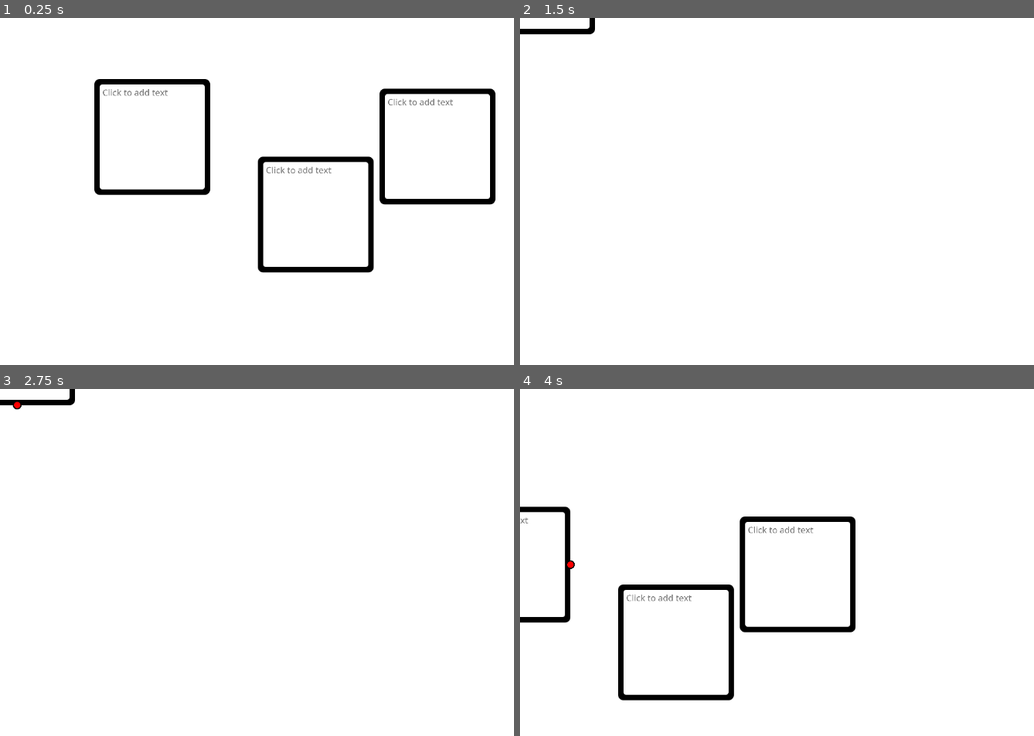
Above: before the commit, frames 1-4 (two rows, left to right).
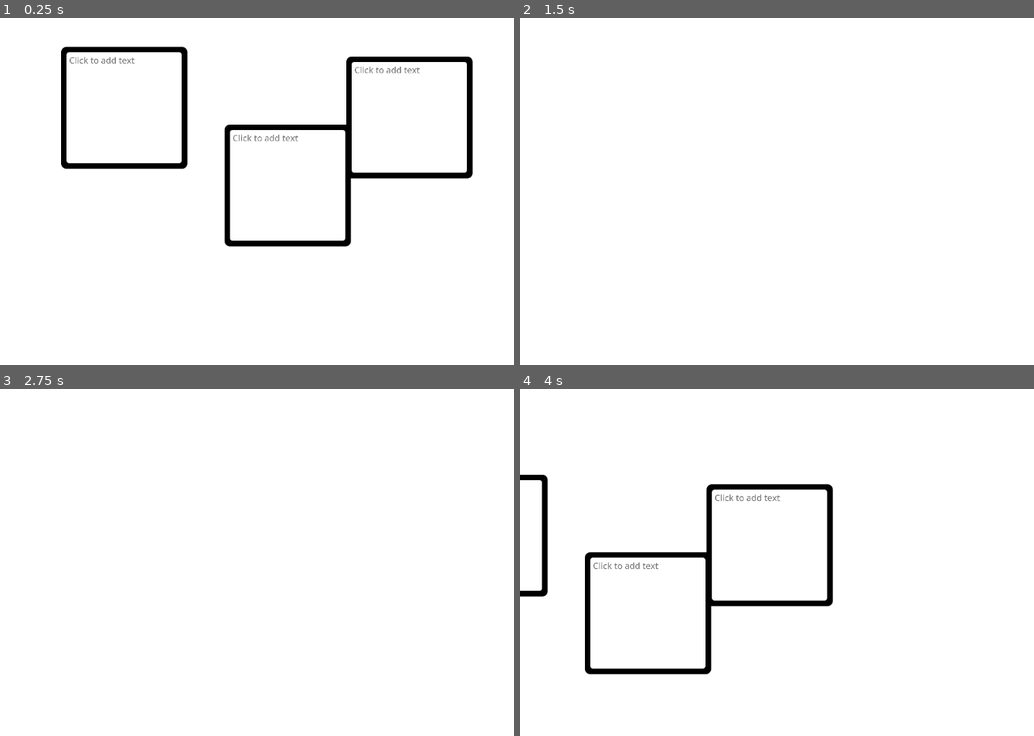
Above: after the commit, the same moments.

Repository: Shuflduf/Flow-Chart
Game: Godot game, scene res://scenes/main.tscn
Two runs of this game, one before a commit and one after it. Both use one fixed random seed, a clock stepped at 60 frames per second and the inputs below. The engine's default icon, where the game draws it, is replaced by a stand-in: a white triangle on a blue panel in a dark square.
Inputs (mouse positions are in pixels of both pictures, inside the frame that each line leads up to):
- Up to frame 1 (0.25 s): no input
- Up to frame 2 (1.5 s): tap Enter at 0.5 s; move the mouse to (outside the picture) at 0.52 s; press the mouse at (outside the picture) at 0.53 s; tap Space at 1.25 s; move the mouse to (612, 135) at 1.27 s; release the mouse at (612, 135) at 1.28 s; click (612, 135) at 1.35 s
- Up to frame 3 (2.75 s): tap Enter at 2 s; move the mouse to (15, 406) at 2.02 s; press the mouse at (15, 406) at 2.03 s
- Up to frame 4 (4 s): tap Space at 2.75 s; move the mouse to (797, 631) at 2.77 s; release the mouse at (797, 631) at 2.78 s; click (797, 631) at 2.85 s; tap Enter at 3.5 s; move the mouse to (571, 565) at 3.52 s; press the mouse at (571, 565) at 3.53 s

The runs differ from the first frame. In frame 1, 9.3% of the frame differs, in the area x 11-97%, y 8-74%; in frame 2, 0.3%; in frame 3, 0.3%; in frame 4, 7.4%.

Commit message:
moving around the chart works perfectly

Diff:
--- a/scenes/chart.tscn
+++ b/scenes/chart.tscn
@@ -12,27 +12,36 @@
 grow_vertical = 2
 script = ExtResource("1_60yhd")
 
-[node name="Node" parent="." instance=ExtResource("1_rjsrk")]
+[node name="Nodes" type="Control" parent="."]
 layout_mode = 1
-offset_left = 283.512
-offset_top = 221.152
-offset_right = 284.488
-offset_bottom = 221.848
+anchors_preset = 15
+anchor_right = 1.0
+anchor_bottom = 1.0
+grow_horizontal = 2
+grow_vertical = 2
+mouse_filter = 2
+
+[node name="Node" parent="Nodes" instance=ExtResource("1_rjsrk")]
+layout_mode = 1
+offset_left = 221.24
+offset_top = 160.96
+offset_right = 241.76
+offset_bottom = 172.978
 grow_horizontal = 2
 grow_vertical = 2
 
-[node name="Node2" parent="." instance=ExtResource("1_rjsrk")]
+[node name="Node2" parent="Nodes" instance=ExtResource("1_rjsrk")]
 layout_mode = 1
-offset_left = 588.512
-offset_top = 366.152
-offset_right = 589.488
-offset_bottom = 366.848
+offset_left = 526.24
+offset_top = 305.96
+offset_right = 546.76
+offset_bottom = 317.978
 
-[node name="Node3" parent="." instance=ExtResource("1_rjsrk")]
+[node name="Node3" parent="Nodes" instance=ExtResource("1_rjsrk")]
 layout_mode = 1
-offset_left = 815.512
-offset_top = 239.152
-offset_right = 816.488
-offset_bottom = 239.848
+offset_left = 753.24
+offset_top = 178.96
+offset_right = 773.76
+offset_bottom = 190.978
 
 [connection signal="gui_input" from="." to="." method="_on_gui_input"]
--- a/scenes/main.tscn
+++ b/scenes/main.tscn
@@ -29,5 +29,3 @@
 render_target_update_mode = 4
 
 [node name="Chart" parent="SubViewportContainer/SubViewport" instance=ExtResource("1_v8b4m")]
-
-[connection signal="gui_input" from="SubViewportContainer" to="SubViewportContainer/SubViewport/Chart" method="_on_sub_viewport_container_gui_input"]
--- a/scripts/chart.gd
+++ b/scripts/chart.gd
@@ -4,15 +4,20 @@
 var moving_chart := false
 var mouse_offset: Vector2
 
+@onready var nodes: Control = $Nodes
+
 func _process(_delta: float) -> void:
+
+
 	if Global.active_node != null:
 		Global.active_node._moved()
 		var actual_pos := get_local_mouse_position() + Global.active_node.local_mouse_offset
 
-		Global.active_node.position = grid_mover.move_grid(actual_pos)
+		Global.active_node.global_position = grid_mover.move_grid(actual_pos)
 		return
+
 	if moving_chart:
-		global_position = get_global_mouse_position() + mouse_offset
+		nodes.position = get_global_mouse_position() + mouse_offset
 
 func _ready() -> void:
 	for child in get_children():
@@ -31,12 +36,13 @@
 
 
 
-func _on_sub_viewport_container_gui_input(event: InputEvent) -> void:
 
+func _on_gui_input(event: InputEvent) -> void:
 	if event.is_action_pressed("mouse_left"):
-		mouse_offset = global_position - event.global_position
+		mouse_offset = nodes.global_position - event.global_position
 		var margin_handler := MouseMarginer.new()
 		margin_handler.start_pos = mouse_offset
+
 		while !moving_chart and Input.is_action_pressed("mouse_left"):
 			await get_tree().process_frame
 			if margin_handler.passed_threshold(get_local_mouse_position()):
